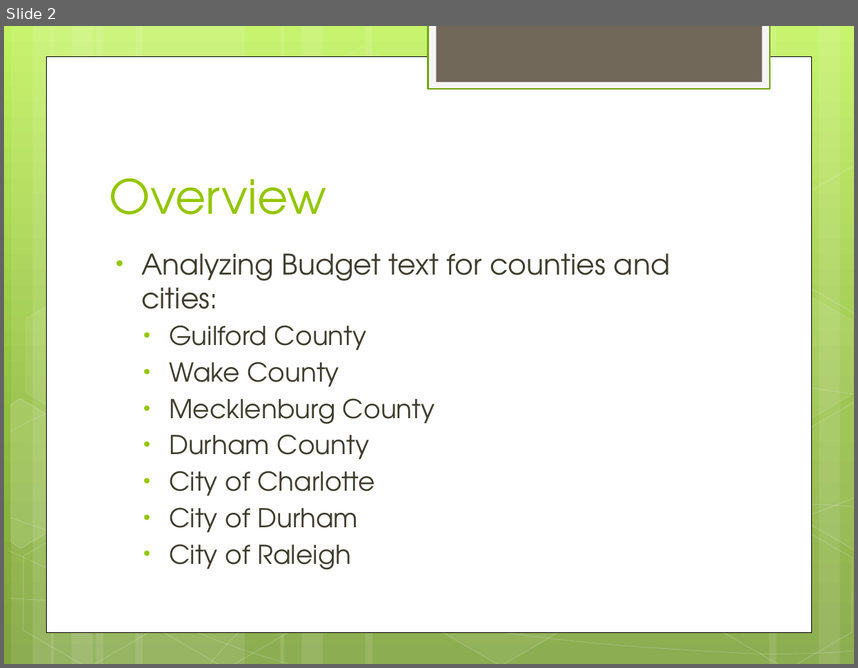
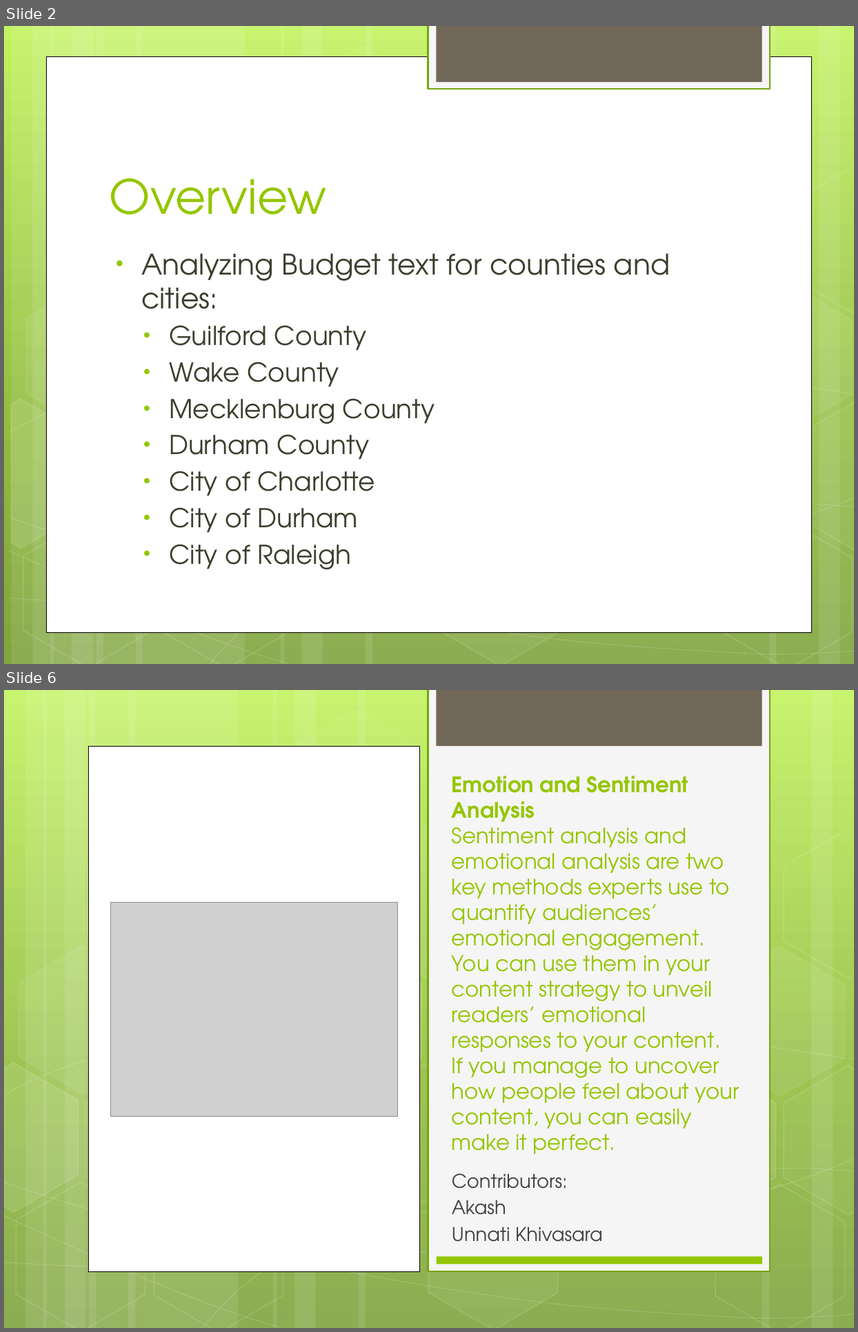
Before and after one commit to UNCG-CSE/Budget_Text_Analysis, a slide deck: doc/Project Review 1.pptx. Shown one above the other, each under a label of ours: slide 2 before the commit, slides 2 and 6 after it; the slides between them are not shown. The pictures are 858x668 and 858x1332 pixels, drawn with LibreOffice and Linux fonts; fonts in the diff are those of the drawing; grey boxes stand for pictures. Boxes give left, top, right and bottom in pixels: in the first picture for what was removed or moved away, otherwise in the second. Text is boxed around its words. In the diff, an @@ line names an element or a change of style, - is before the commit and + after.

```diff
--- a/doc/Project Review 1.pptx
+++ b/doc/Project Review 1.pptx
@@ slide 6 added at [4,690,854,1328], background gradient #C3F35F to #93BF3F to #81A53E; not listed: 1 template element that a slide beside it also shows @@
@@ rectangle added at [428,690,770,1272], fill #F5F5F5, outline #74A510 1.25 pt @@
@@ rectangle added at [88,746,419,1272], fill #FFFFFF, outline #000000 0.25 pt @@
@@ title added at [452,776,740,1154], 18 pt, text #94C600 @@
+Emotion and Sentiment Analysis
+Sentiment analysis and emotional analysis are two key methods experts use to quantify audiences’ emotional engagement. You can use them in your content strategy to unveil readers’ emotional responses to your content.
+If you manage to uncover how people feel about your content, you can easily make it perfect.
@@ group added at [4,690,854,1328]: 13 hexagons, 12 rectangles, 8 freeform shapes @@
@@ picture added at [110,902,397,1116] @@
@@ text added at [452,1173,603,1241], 16 pt, text #424242 @@
+Contributors:
+Akash
+Unnati Khivasara
@@ rectangle added at [437,1256,762,1264], fill #94C600 @@
```
Also in this commit, not shown: 1 slide changed, 5 other slides added, 1 other file.
